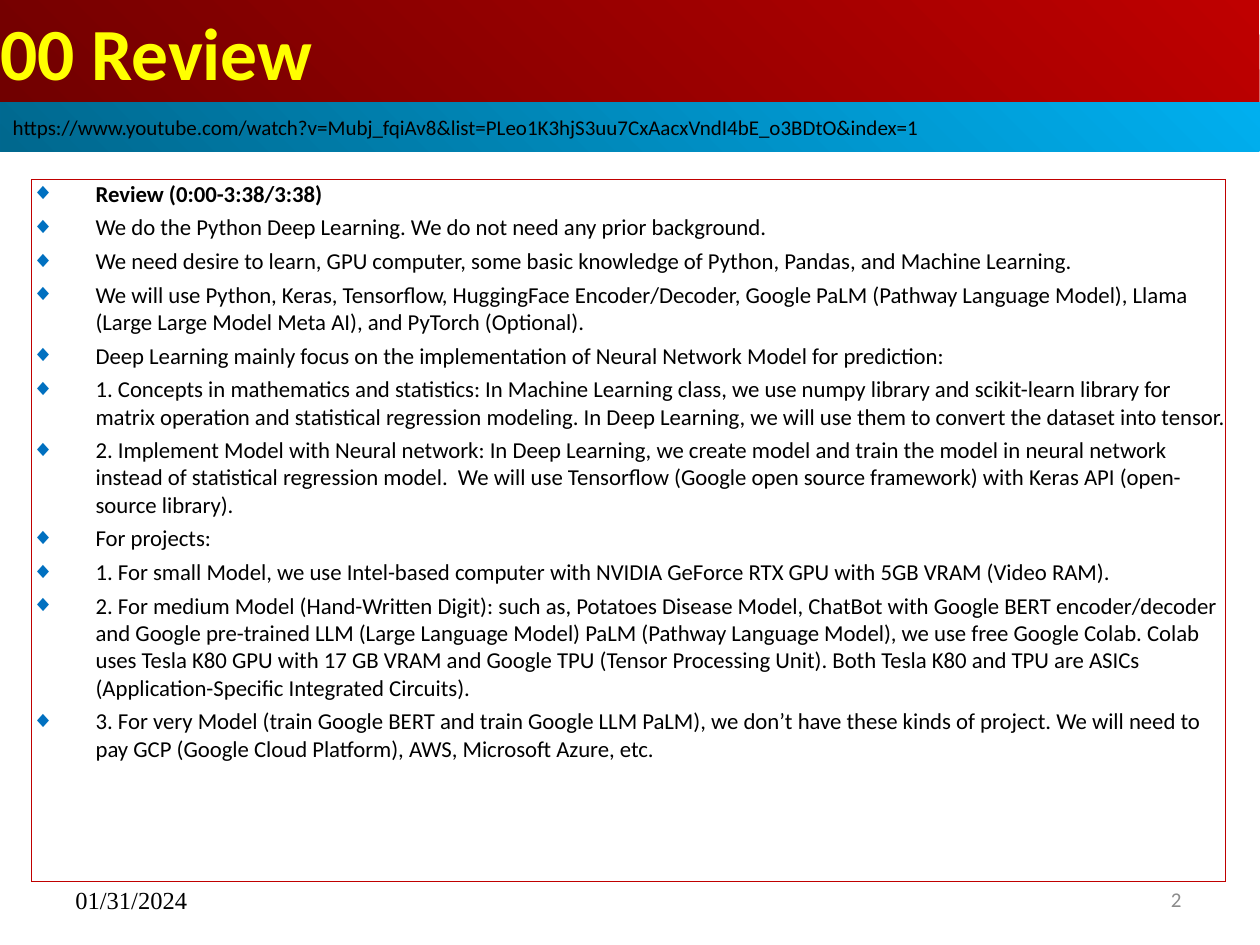
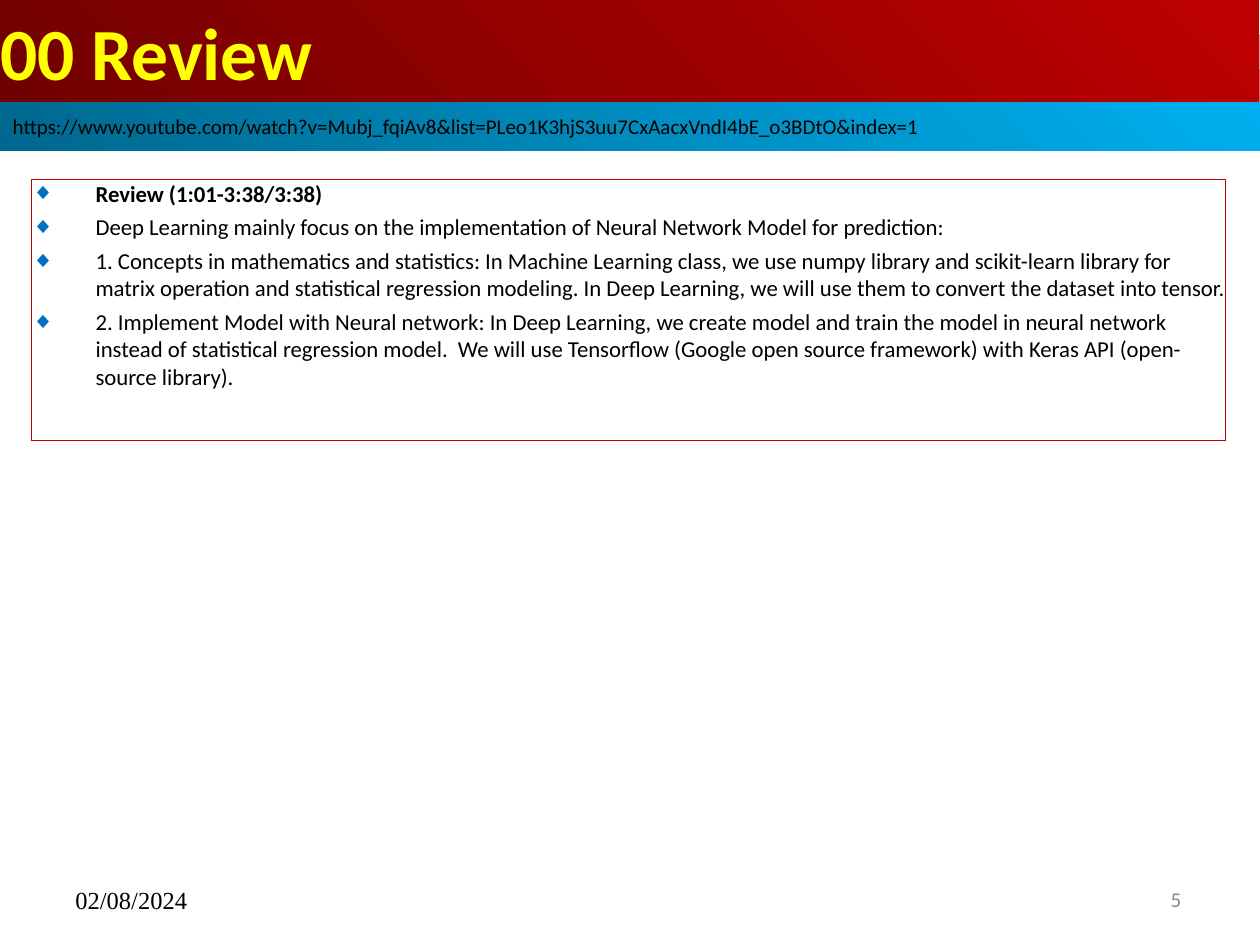
Before and after one commit to peterhchen/AIU_CS512_DL, a slide deck: slide 5 of 000_Lecture_Project/week02/01_Lecture/00_w01_Review.ppt (slide 2 before the commit). Drawn at 1260x945 pixels with LibreOffice and Linux fonts; fonts in the diff are those of the drawing. Boxes give left, top, right and bottom in pixels: in the first picture for what was removed or moved away, otherwise in the second. Text is boxed around its words. In the diff, an @@ line names an element or a change of style, - is before the commit and + after.

```diff
--- a/000_Lecture_Project/week02/01_Lecture/00_w01_Review.ppt
+++ b/000_Lecture_Project/week02/01_Lecture/00_w01_Review.ppt
@@ subtitle "Review (1:01-3:38/3:38)": place and size @@
-subtitle "Review (1:01-3:38/3:38)" at (32, 179, 1226, 882)
+subtitle "Review (1:01-3:38/3:38)" at (32, 179, 1226, 441)
@@ subtitle at (96, 185, 322, 206): text changed; bold on @@
-◆ Review (0:00-3:38/3:38)
-◆ We do the Python Deep Learning. We do not need any prior background.
-◆ We need desire to learn, GPU computer, some basic knowledge of Python, Pandas, and Machine Learning.
-◆ We will use Python, Keras, Tensorflow, HuggingFace Encoder/Decoder, Google PaLM (Pathway Language Model), Llama (Large Large Model Meta AI), and PyTorch (Optional).
+◆ Review (1:01-3:38/3:38)
@@ subtitle at (96, 530, 1216, 761): paragraphs removed @@
-◆ For projects:
-◆ 1. For small Model, we use Intel-based computer with NVIDIA GeForce RTX GPU with 5GB VRAM (Video RAM).
-◆ 2. For medium Model (Hand-Written Digit): such as, Potatoes Disease Model, ChatBot with Google BERT encoder/decoder and Google pre-trained LLM (Large Language Model) PaLM (Pathway Language Model), we use free Google Colab. Colab uses Tesla K80 GPU with 17 GB VRAM and Google TPU (Tensor Processing Unit). Both Tesla K80 and TPU are ASICs (Application-Specific Integrated Circuits).
-◆ 3. For very Model (train Google BERT and train Google LLM PaLM), we don’t have these kinds of project. We will need to pay GCP (Google Cloud Platform), AWS, Microsoft Azure, etc.
@@ text at (75, 892, 187, 910): text changed @@
-01/31/2024
+02/08/2024
@@ page number at (1171, 893, 1182, 907): text changed @@
-2
+5
```
Also in this commit, not shown: 2 other slides changed, 3 slides added.
